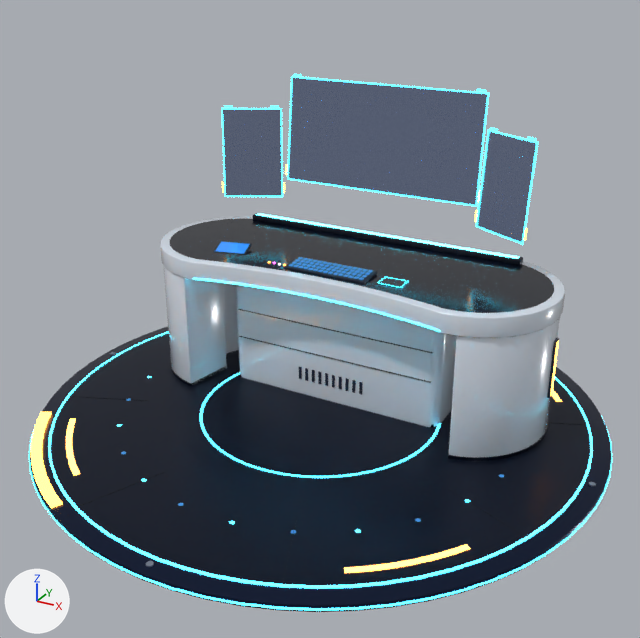
Two versions of the glTF model assets/models/stations/desk_console.glb, one commit apart.
Before and after are seen from a camera (50 mm lens) standing at (1.94, -3.84, 2.33) and looking at (0.06, -0.42, 0.62). The lights are fixed; the arrows at lower left show +X, +Y and +Z. The older version comes first. Vertices at exactly the same position are counted once.

The first picture shows 'desk_console'.
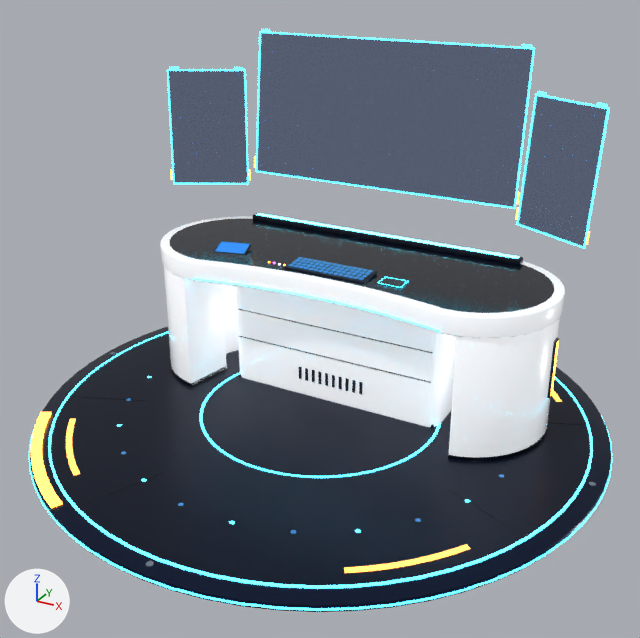
The change, as a diff of the scene's bpy script:
```diff
--- a/assets/models/stations/desk_console.glb.py
+++ b/assets/models/stations/desk_console.glb.py
@@ mat_gloworange @@
 mat_gloworange.emission_color = (1.0, 0.38, 0.06)  # orange #ffa645
-mat_gloworange.emission_strength = 7.0
+mat_gloworange.emission_strength = 3.0
@@ mat_glowambert2 @@
 mat_glowambert2.emission_color = (1.0, 0.33, 0.045)  # orange #ff9b3c
-mat_glowambert2.emission_strength = 8.0
+mat_glowambert2.emission_strength = 5.0
@@ mat_panel @@
 mat_panel = principled_material('Panel')
-mat_panel.base_color = (0.693, 0.761, 0.855)  # white #d9e2ee
+mat_panel.base_color = (0.78, 0.8, 0.84)  # white #e5e7ec
 mat_panel.roughness = 0.2
@@ mat_panel @@
 mat_panel.coat_roughness = 0.08
+mat_panel.emission_strength = 1.0
+mat_panel.emission_color = (0.45, 0.46, 0.475)  # grey #b3b5b7
@@ me_desk_console @@
-me_desk_console.from_pydata(...)  # 6485 vertices, 11968 faces; spans x -1.45..1.45, y -1.75..1.15, z 0.0..1.62
+me_desk_console.from_pydata(...)  # 6485 vertices, 11968 faces; spans x -1.45..1.45, y -1.75..1.15, z 0.0..1.84
+# me_desk_console part 1: the loose piece of 8 vertices spanning x -0.55..0.55, y 0.38..0.39, z 1.6..1.61 is scaled about its middle by (1.36, 1, 1), then moved by (0.0, 0.01, 0.22)
+# me_desk_console part 2: the loose piece of 8 vertices spanning x -0.55..0.55, y 0.32..0.33, z 1.05..1.06 is scaled about its middle by (1.36, 1, 1), then moved by (0.0, -0.01, 0.02)
+# me_desk_console part 3: the loose piece of 8 vertices spanning x 0.55, y 0.32..0.38, z 1.06..1.6 is scaled about its middle by (1, 1.36, 1.36), then moved by (0.2, 0.0, 0.12)
+# me_desk_console part 4: the loose piece of 8 vertices spanning x -0.55, y 0.32..0.38, z 1.06..1.6 is scaled about its middle by (1, 1.36, 1.36), then moved by (-0.2, 0.0, 0.12)
+# me_desk_console part 5: the loose piece of 8 vertices spanning x 0.49..0.54, y 0.38, z 1.61..1.62 is moved by (0.2, 0.01, 0.22)
+# me_desk_console part 6: the loose piece of 8 vertices spanning x -0.87..-0.58, y 0.17..0.33, z 1.44 is scaled about its middle by (1.3, 1.3, 1), then moved by (-0.26, -0.04, 0.19)
+# me_desk_console part 7: the loose piece of 8 vertices spanning x -0.86..-0.56, y 0.14..0.3, z 0.96 is scaled about its middle by (1.3, 1.3, 1), then moved by (-0.26, -0.04, 0.05)
+# me_desk_console part 8: the loose piece of 8 vertices spanning x -0.59..-0.56, y 0.29..0.33, z 0.96..1.44 is scaled about its middle by (1.24, 1.28, 1.29), then moved by (-0.22, -0.02, 0.12)
+# me_desk_console part 9: the loose piece of 8 vertices spanning x -0.87..-0.85, y 0.14..0.18, z 0.96..1.44 is scaled about its middle by (1.24, 1.28, 1.29), then moved by (-0.3, -0.06, 0.12)
+# me_desk_console part 10: the loose piece of 8 vertices spanning x 0.58..0.87, y 0.17..0.33, z 1.44 is scaled about its middle by (1.3, 1.3, 1), then moved by (0.26, -0.04, 0.19)
+# me_desk_console part 11: the loose piece of 8 vertices spanning x 0.56..0.86, y 0.14..0.3, z 0.96 is scaled about its middle by (1.3, 1.3, 1), then moved by (0.26, -0.04, 0.05)
+# me_desk_console part 12: the loose piece of 8 vertices spanning x 0.85..0.87, y 0.14..0.18, z 0.96..1.44 is scaled about its middle by (1.24, 1.28, 1.29), then moved by (0.3, -0.06, 0.12)
+# me_desk_console part 13: the loose piece of 8 vertices spanning x 0.56..0.59, y 0.29..0.33, z 0.96..1.44 is scaled about its middle by (1.24, 1.28, 1.29), then moved by (0.22, -0.02, 0.12)
+# me_desk_console part 14: the loose piece of 8 vertices spanning x 0.59..0.64, y 0.29..0.32, z 1.45..1.46 is moved by (0.22, -0.01, 0.19)
+# me_desk_console part 15: the loose piece of 8 vertices spanning x 0.81..0.86, y 0.17..0.2, z 1.45..1.46 is moved by (0.31, -0.06, 0.19)
+# me_desk_console part 16: the loose piece of 8 vertices spanning x -0.57..-0.56, y 0.32..0.33, z 1.08..1.14 is moved by (-0.2, -0.01, 0.02)
+# me_desk_console part 17: the loose piece of 8 vertices spanning x 0.55..0.57, y 0.29..0.31, z 0.98..1.04 is moved by (0.21, -0.02, 0.05)
+# me_desk_console part 18: the loose piece of 8 vertices spanning x 0.86..0.87, y 0.13..0.15, z 0.98..1.04 is moved by (0.3, -0.07, 0.05)
+# me_desk_console part 19: 24 of 6485 vertices moved; they spanned x -0.87..0.87, y 0.14..0.39, z 0.96..1.6 and now span x -1.18..1.18, y 0.08..0.4, z 1.01..1.82; mean shift (0.0, -0.03, 0.12); largest move (-0.87, 0.18, 1.44) -> (-1.18, 0.12, 1.63)
+# other edits to the shape of me_desk_console do not show in these pictures
 me_desk_console.materials.append(mat_padrim)
```

What differs and where, as boxes (x1, y1, x2, y2) in the pictures (640 x 638 px; the box of a moved part takes in the faces that stretch with it):
'desk_console', surface changed, recoloured, reshaped (8% taller): before (29, 74, 612, 612); after (29, 29, 612, 612)
part 1 of me_desk_console, moved or reshaped: before (291, 76, 489, 94); after (260, 31, 535, 49)
part 2 of me_desk_console, moved or reshaped: before (287, 178, 477, 207); after (256, 171, 516, 209)
part 3 of me_desk_console, moved or reshaped: before (475, 94, 489, 205); after (514, 49, 535, 208)
part 4 of me_desk_console, moved or reshaped: before (287, 78, 293, 179); after (256, 32, 261, 171)
part 5 of me_desk_console, moved or reshaped: before (476, 89, 487, 92); after (521, 44, 532, 47)
part 6 of me_desk_console, moved or reshaped: before (221, 108, 282, 110); after (167, 69, 246, 71)
part 7 of me_desk_console, moved or reshaped: before (225, 195, 282, 197); after (173, 183, 249, 185)
part 8 of me_desk_console, moved or reshaped: before (280, 110, 283, 197); after (244, 70, 249, 184)
part 9 of me_desk_console, moved or reshaped: before (221, 109, 226, 196); after (167, 71, 175, 184)
part 10 of me_desk_console, moved or reshaped: before (488, 129, 539, 144); after (536, 94, 610, 109)
part 11 of me_desk_console, moved or reshaped: before (476, 226, 524, 245); after (517, 224, 585, 249)
part 12 of me_desk_console, moved or reshaped: before (522, 142, 538, 244); after (583, 109, 610, 248)
part 13 of me_desk_console, moved or reshaped: before (476, 130, 489, 226); after (517, 94, 537, 224)
part 14 of me_desk_console, moved or reshaped: before (490, 127, 498, 131); after (537, 91, 547, 95)
part 15 of me_desk_console, moved or reshaped: before (527, 136, 537, 141); after (597, 102, 608, 107)
part 16 of me_desk_console, moved or reshaped: before (285, 164, 287, 175); after (254, 157, 256, 168)
part 17 of me_desk_console, moved or reshaped: before (474, 210, 478, 222); after (515, 207, 519, 220)
part 18 of me_desk_console, moved or reshaped: before (524, 228, 528, 241); after (586, 231, 590, 245)
part 19 of me_desk_console, moved or reshaped: before (223, 78, 536, 242); after (169, 33, 607, 246)
